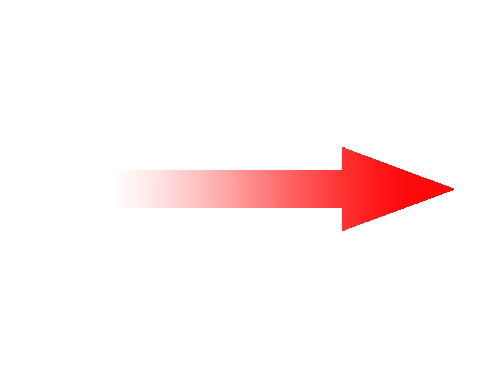
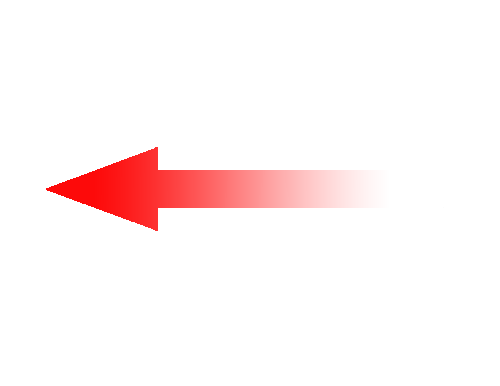
Layered file, before and after one edit (500x386). Changes by layer:
painted on "Layer 0" over [46,147,454,231]
